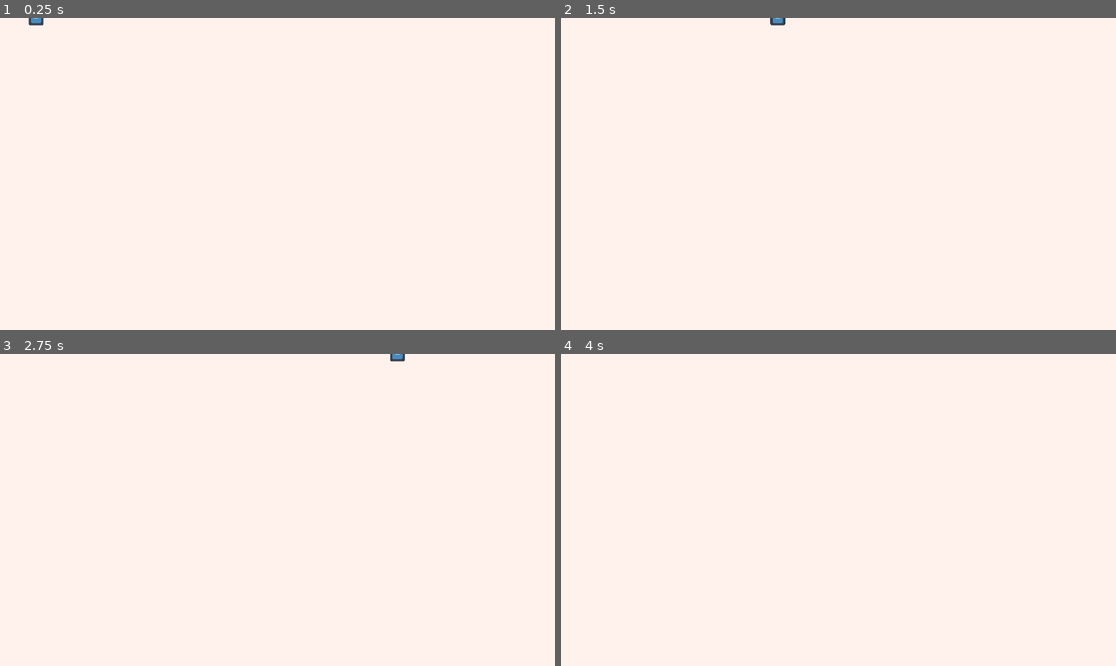
Above: before the commit, frames 1-4 (two rows, left to right).
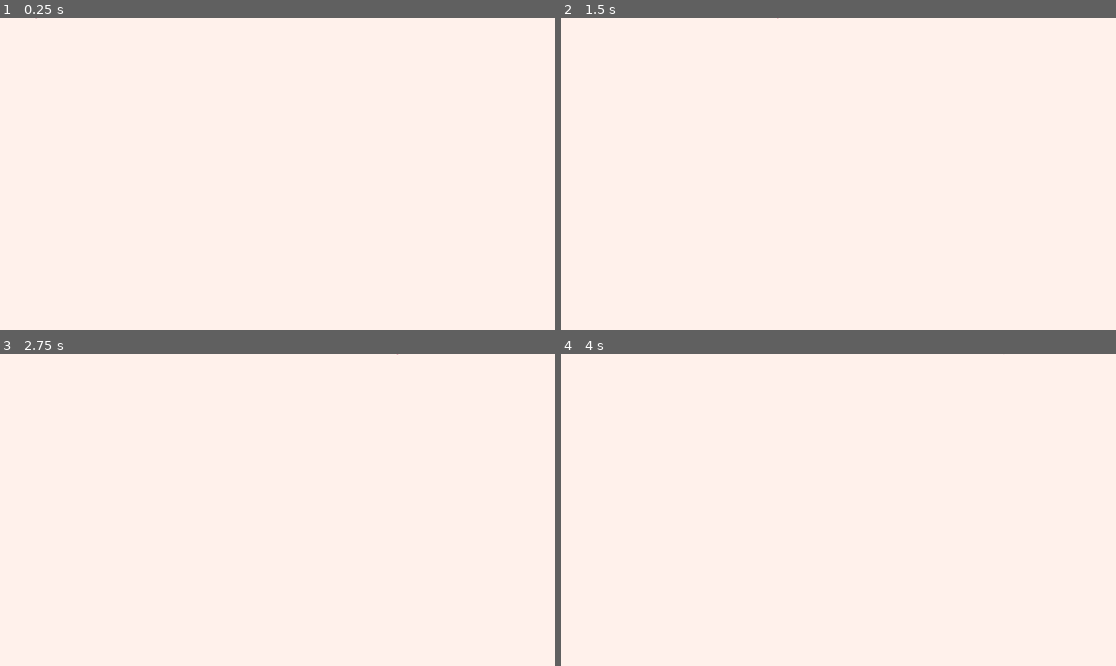
Above: after the commit, the same moments.

Repository: LunaticDancer/Lich
Game: Godot game, scene res://abilities/basic_dart/basic_dart_projectile.tscn
Same seed, same stepped clock (60 frames per second), same inputs: the game is played once before the commit and once after it. This scene is started directly instead of the project's main scene. The engine's default icon, where the game draws it, is replaced by a stand-in: a white triangle on a blue panel in a dark square.
Inputs (mouse positions are in pixels of both pictures, inside the frame that each line leads up to):
- Up to frame 1 (0.25 s): no input
- Up to frame 2 (1.5 s): move the mouse to (960, 158) at 0.52 s; hold Right (right) 0.53-1.28 s; hold Right mouse button (ability) 0.53-1.28 s; move the mouse to (727, 189) at 1.27 s; hold Down (down) from 1.28 s (still down); click (727, 189) at 1.35 s
- Up to frame 3 (2.75 s): move the mouse to (333, 441) at 2.02 s; release Down (down) at 2.03 s; hold Right (right) from 2.03 s (still down); hold Space (dodge) from 2.03 s (still down)
- Up to frame 4 (4 s): move the mouse to (810, 572) at 2.77 s; release Right (right) at 2.78 s; release Space (dodge) at 2.78 s; hold Up (up) 2.78-3.53 s; tap R (restore) at 2.85 s; move the mouse to (1005, 556) at 3.52 s; hold Left (left) from 3.53 s (still down); hold Right mouse button (ability) from 3.53 s (still down)

The runs differ from the first frame. In frame 1, less than 0.1% of the frame differs, in the area x 5-8%, y 0-3%; in frame 2, less than 0.1%; in frame 3, less than 0.1%; in frame 4, less than 0.1%.
Error in both runs: Invalid access to property or key 'global_position' on a base object of type 'null instance'. (res://core/Projectile.gd:28)

Commit message:
dart ability graphics

Diff:
--- a/abilities/basic_dart/basic_dart_ability.tscn
+++ b/abilities/basic_dart/basic_dart_ability.tscn
@@ -1,7 +1,7 @@
 [gd_scene load_steps=3 format=3 uid="uid://3044ronlsa6q"]
 
 [ext_resource type="Script" path="res://abilities/basic_dart/basic_dart_ability.gd" id="1_88qhy"]
-[ext_resource type="Texture2D" uid="uid://8ijmufrgqb4u" path="res://icon.svg" id="2_5ds5w"]
+[ext_resource type="Texture2D" uid="uid://513q22yrgdud" path="res://abilities/basic_dart/basic_dart_icon.png" id="2_ysbps"]
 
 [node name="basic_dart_ability" type="Control"]
 layout_mode = 3
@@ -11,7 +11,7 @@
 grow_horizontal = 2
 grow_vertical = 2
 script = ExtResource("1_88qhy")
-icon = ExtResource("2_5ds5w")
+icon = ExtResource("2_ysbps")
 ability_name = "Energy Dart"
 ability_description = "Sends a crude bolt of energy in the direction you're aiming at."
 activation_cost = 10.0
--- /dev/null
+++ b/abilities/basic_dart/basic_dart_particle.gd
@@ -0,0 +1,17 @@
+extends Node2D
+
+@export var speed = 40
+@export var disappear_speed = 1
+var progress = 0
+var direction = Vector2.ZERO
+
+func _ready():
+	$AnimatedSprite2D.frame = randi_range(0, 4)
+	direction = Vector2.from_angle(randf_range(0, 360)).normalized()
+
+func _process(delta):
+	global_position += direction * speed * delta
+	progress += disappear_speed * delta
+	$AnimatedSprite2D.material.set_shader_parameter("intensity", progress)
+	if(progress > 1):
+		queue_free()
--- /dev/null
+++ b/abilities/basic_dart/basic_dart_particle.tscn
@@ -0,0 +1,63 @@
+[gd_scene load_steps=11 format=3 uid="uid://bupkx1jc82rly"]
+
+[ext_resource type="Texture2D" uid="uid://y1i61g25yf3w" path="res://abilities/basic_dart/dart_particle_spritesheet.png" id="1_4vq00"]
+[ext_resource type="Shader" path="res://enemies/blood_vfx/blood_splatter.gdshader" id="1_g6dhb"]
+[ext_resource type="Script" path="res://abilities/basic_dart/basic_dart_particle.gd" id="2_7xtlt"]
+
+[sub_resource type="ShaderMaterial" id="ShaderMaterial_qyd4i"]
+resource_local_to_scene = true
+shader = ExtResource("1_g6dhb")
+shader_parameter/intensity = 0.0
+
+[sub_resource type="AtlasTexture" id="AtlasTexture_ocqq4"]
+atlas = ExtResource("1_4vq00")
+region = Rect2(0, 0, 32, 32)
+
+[sub_resource type="AtlasTexture" id="AtlasTexture_n8dbg"]
+atlas = ExtResource("1_4vq00")
+region = Rect2(32, 0, 32, 32)
+
+[sub_resource type="AtlasTexture" id="AtlasTexture_iio30"]
+atlas = ExtResource("1_4vq00")
+region = Rect2(64, 0, 32, 32)
+
+[sub_resource type="AtlasTexture" id="AtlasTexture_0uc60"]
+atlas = ExtResource("1_4vq00")
+region = Rect2(0, 32, 32, 32)
+
+[sub_resource type="AtlasTexture" id="AtlasTexture_ep2mr"]
+atlas = ExtResource("1_4vq00")
+region = Rect2(32, 32, 32, 32)
+
+[sub_resource type="SpriteFrames" id="SpriteFrames_7f3hy"]
+animations = [{
+"frames": [{
+"duration": 1.0,
+"texture": SubResource("AtlasTexture_ocqq4")
+}, {
+"duration": 1.0,
+"texture": SubResource("AtlasTexture_n8dbg")
+}, {
+"duration": 1.0,
+"texture": SubResource("AtlasTexture_iio30")
+}, {
+"duration": 1.0,
+"texture": SubResource("AtlasTexture_0uc60")
+}, {
+"duration": 1.0,
+"texture": SubResource("AtlasTexture_ep2mr")
+}],
+"loop": true,
+"name": &"default",
+"speed": 0.0
+}]
+
+[node name="BasicDartParticle" type="Node2D"]
+texture_filter = 1
+material = SubResource("ShaderMaterial_qyd4i")
+script = ExtResource("2_7xtlt")
+
+[node name="AnimatedSprite2D" type="AnimatedSprite2D" parent="."]
+material = SubResource("ShaderMaterial_qyd4i")
+position = Vector2(0, -50)
+sprite_frames = SubResource("SpriteFrames_7f3hy")
--- a/abilities/basic_dart/basic_dart_projectile.gd
+++ b/abilities/basic_dart/basic_dart_projectile.gd
@@ -1,8 +1,23 @@
 extends Projectile
+
+@export var particle_spawn_cooldown = 0.004
+var particle = preload("res://abilities/basic_dart/basic_dart_particle.tscn")
+var particle_timer = 0
+
+func _process(delta):
+	super(delta)
+	particle_timer += delta
+	while (particle_timer > particle_spawn_cooldown):
+		particle_timer -= particle_timer
+		var instance = particle.instantiate()
+		instance.global_position = global_position
+		add_sibling(instance)
 
 func destroy():
 	super()
 	$DeathTimer.start()
+	$CollisionShape2D.disabled = true
+	$AnimatedSprite2D.visible = false
 
 func _on_death_timer_timeout():
 	queue_free()
--- a/abilities/basic_dart/basic_dart_projectile.tscn
+++ b/abilities/basic_dart/basic_dart_projectile.tscn
@@ -1,19 +1,44 @@
-[gd_scene load_steps=4 format=3 uid="uid://kf7kqgmm5234"]
+[gd_scene load_steps=8 format=3 uid="uid://kf7kqgmm5234"]
 
 [ext_resource type="Script" path="res://abilities/basic_dart/basic_dart_projectile.gd" id="1_hix1r"]
-[ext_resource type="Texture2D" uid="uid://8ijmufrgqb4u" path="res://icon.svg" id="1_v71dm"]
+[ext_resource type="Texture2D" uid="uid://dh2yfy6ubjhty" path="res://abilities/basic_dart/dart_projectile_spritesheet.png" id="2_8bb7p"]
 
 [sub_resource type="CircleShape2D" id="CircleShape2D_8ya3c"]
 radius = 24.0
+
+[sub_resource type="AtlasTexture" id="AtlasTexture_pmhx3"]
+atlas = ExtResource("2_8bb7p")
+region = Rect2(0, 0, 80, 140)
+
+[sub_resource type="AtlasTexture" id="AtlasTexture_stuqw"]
+atlas = ExtResource("2_8bb7p")
+region = Rect2(80, 0, 80, 140)
+
+[sub_resource type="AtlasTexture" id="AtlasTexture_n1kp4"]
+atlas = ExtResource("2_8bb7p")
+region = Rect2(0, 140, 80, 140)
+
+[sub_resource type="SpriteFrames" id="SpriteFrames_gh6vp"]
+animations = [{
+"frames": [{
+"duration": 1.0,
+"texture": SubResource("AtlasTexture_pmhx3")
+}, {
+"duration": 1.0,
+"texture": SubResource("AtlasTexture_stuqw")
+}, {
+"duration": 1.0,
+"texture": SubResource("AtlasTexture_n1kp4")
+}],
+"loop": true,
+"name": &"default",
+"speed": 5.0
+}]
 
 [node name="basic_dart_projectile" type="Area2D"]
 script = ExtResource("1_hix1r")
 speed = 500.0
 is_aimed_at_player = false
-
-[node name="Sprite2D" type="Sprite2D" parent="."]
-scale = Vector2(0.4, 0.4)
-texture = ExtResource("1_v71dm")
 
 [node name="CollisionShape2D" type="CollisionShape2D" parent="."]
 shape = SubResource("CircleShape2D_8ya3c")
@@ -21,4 +46,11 @@
 [node name="DeathTimer" type="Timer" parent="."]
 wait_time = 0.2
 
+[node name="AnimatedSprite2D" type="AnimatedSprite2D" parent="."]
+texture_filter = 1
+position = Vector2(0, -58)
+sprite_frames = SubResource("SpriteFrames_gh6vp")
+autoplay = "default"
+frame_progress = 0.991081
+
 [connection signal="timeout" from="DeathTimer" to="." method="_on_death_timer_timeout"]
--- a/enemies/blood_vfx/blood_splatter.gd
+++ b/enemies/blood_vfx/blood_splatter.gd
@@ -6,7 +6,7 @@
 # Called when the node enters the scene tree for the first time.
 func _ready():
 	$Timer.start(9)
-	frame = randf_range(0, 3)
+	frame = randi_range(0, 3)
 
 func _process(delta):
 	if is_disappearing:
Binary file added: abilities/basic_dart/basic_dart_icon.png
Not shown, added: abilities/basic_dart/basic_dart_icon.png.import
Binary file added: abilities/basic_dart/dart_particle_spritesheet.png
Not shown, added: abilities/basic_dart/dart_particle_spritesheet.png.import
Binary file added: abilities/basic_dart/dart_projectile_spritesheet.png
Not shown, added: abilities/basic_dart/dart_projectile_spritesheet.png.import
